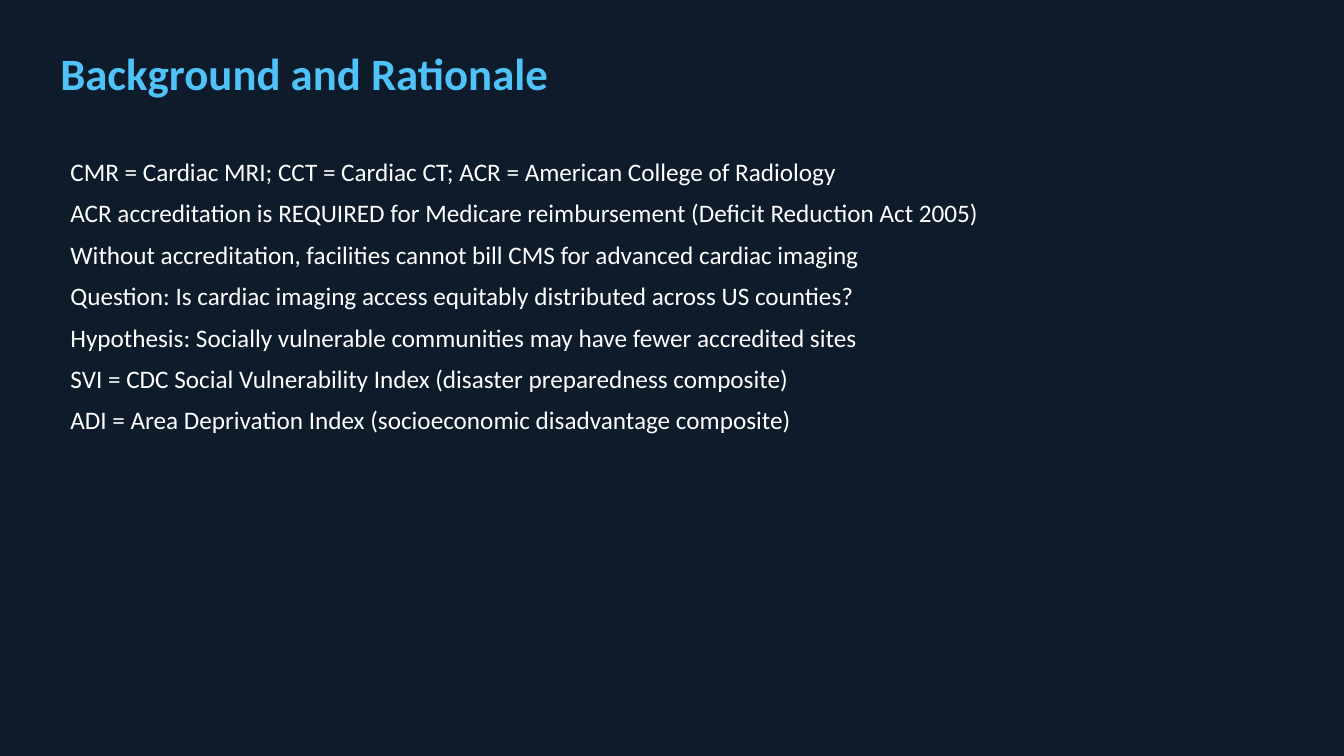
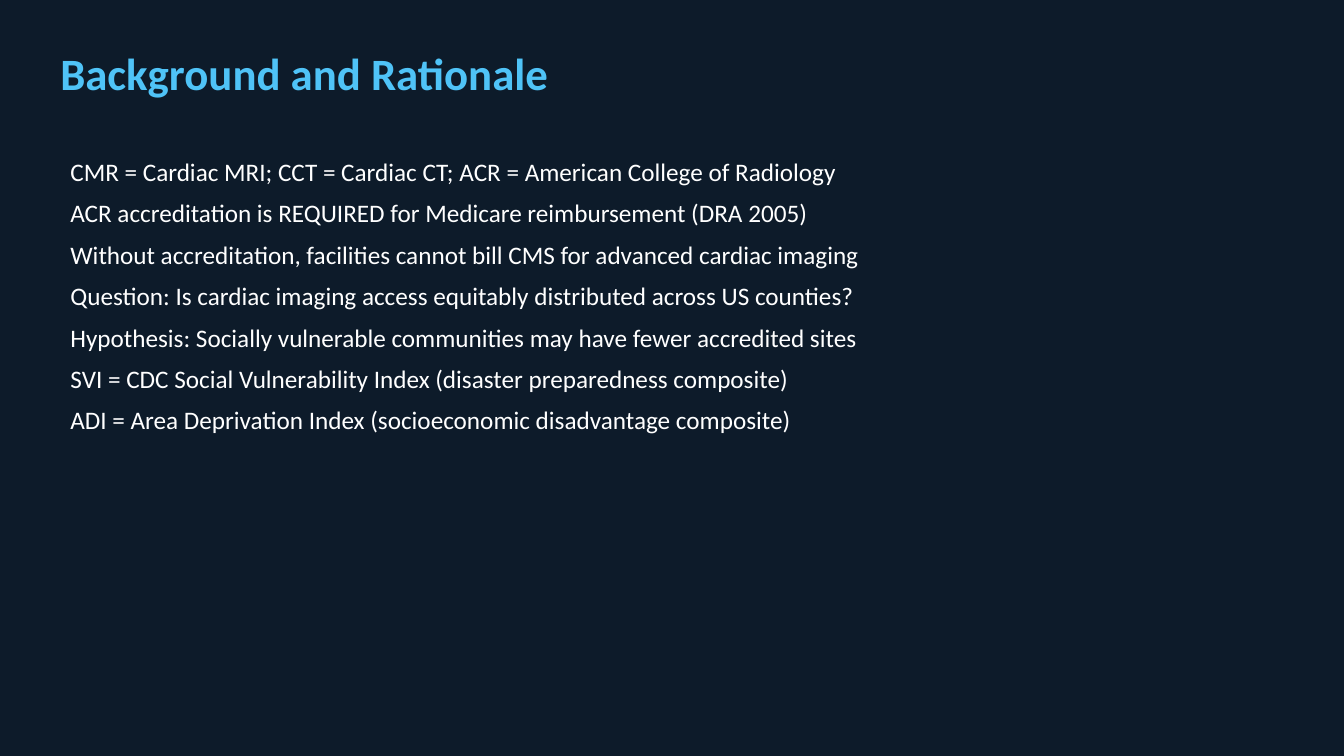
Before and after one commit to abdulrazakucc/geo-spatial-analysis, a slide deck: slide 2 of output/documents/ACR_Cardiac_Imaging_Presentation.pptx. Drawn at 1344x756 pixels with LibreOffice and Linux fonts; fonts in the diff are those of the drawing. Boxes give left, top, right and bottom in pixels: in the first picture for what was removed or moved away, otherwise in the second. Text is boxed around its words. In the diff, an @@ line names an element or a change of style, - is before the commit and + after.

```diff
--- a/output/documents/ACR_Cardiac_Imaging_Presentation.pptx
+++ b/output/documents/ACR_Cardiac_Imaging_Presentation.pptx
@@ text at [70,203,807,226]: text changed @@
-ACR accreditation is REQUIRED for Medicare reimbursement (Deficit Reduction Act 2005)
+ACR accreditation is REQUIRED for Medicare reimbursement (DRA 2005)
```
Also in this commit, not shown: 5 other slides changed, 5 other files.
